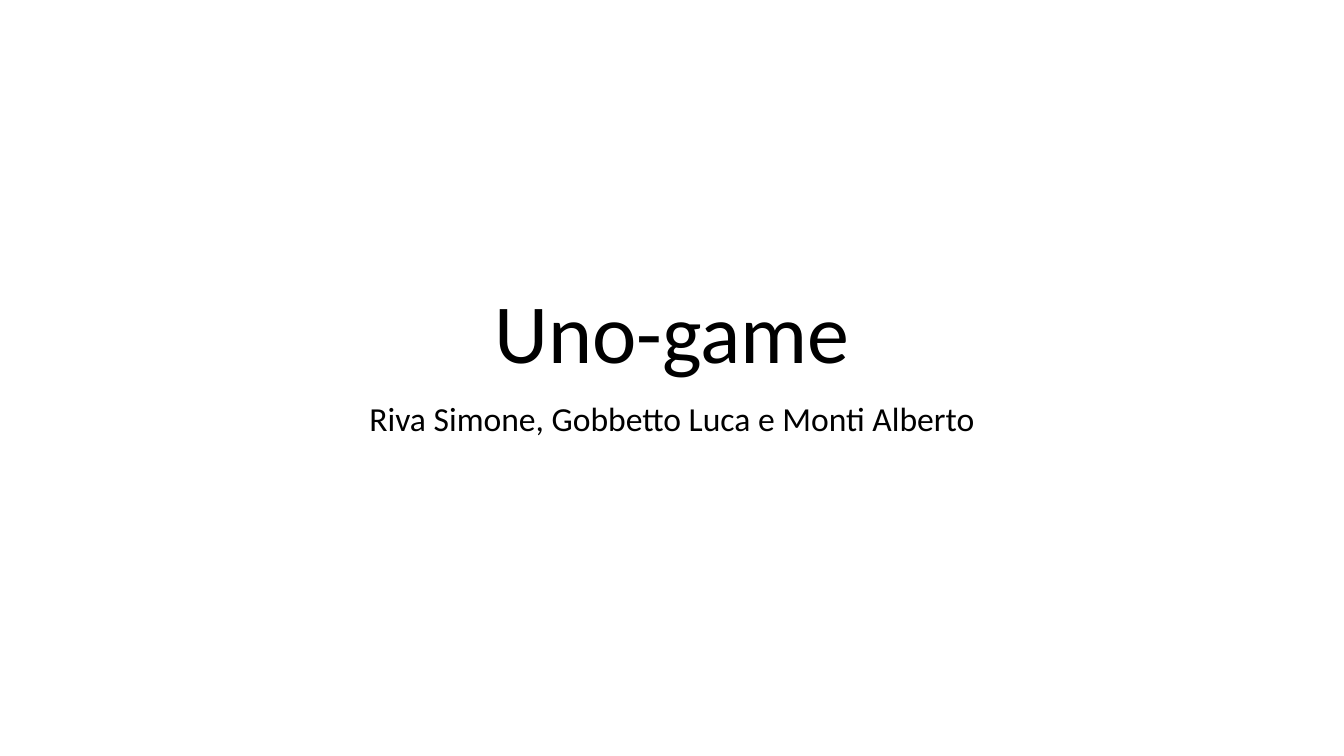
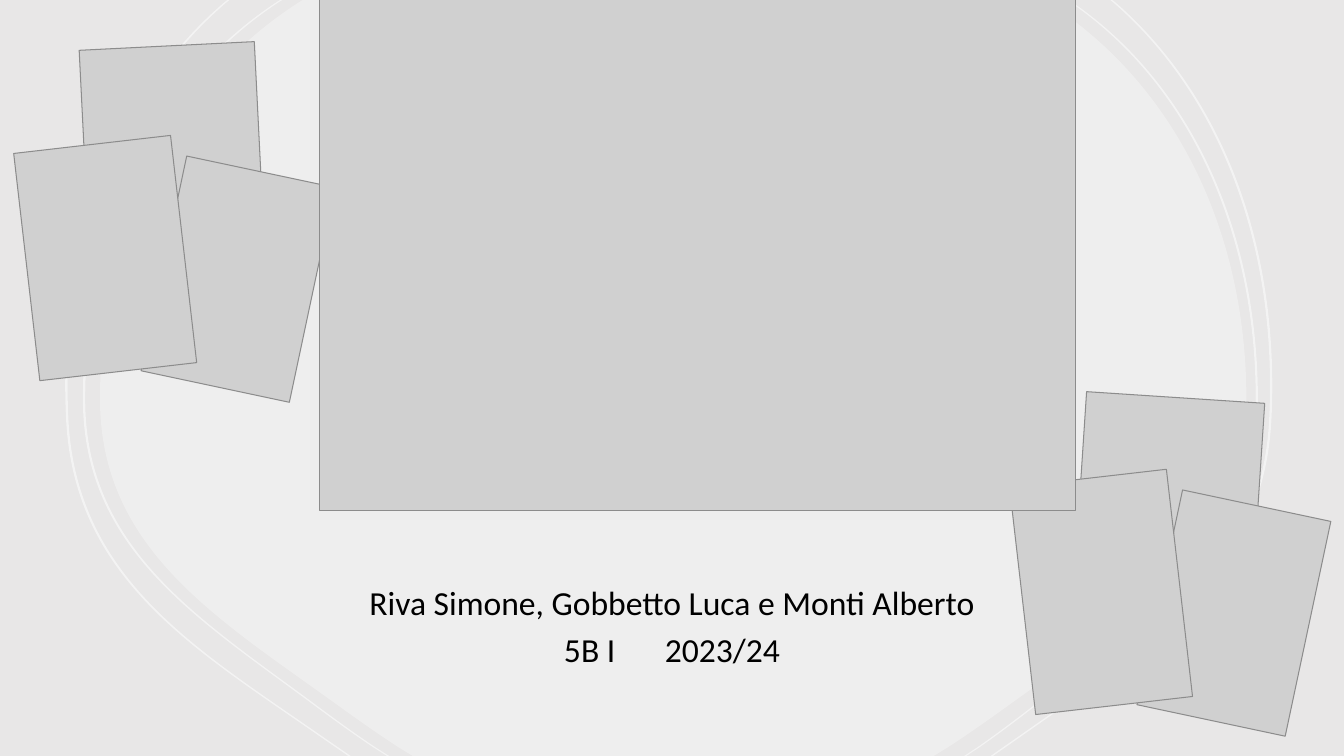
Before and after one commit to simoriv4/scacchi, a slide deck: slide 1 of docs/slides/Uno-game.pptx. Drawn at 1344x756 pixels with LibreOffice and Linux fonts; fonts in the diff are those of the drawing; grey boxes stand for pictures. Boxes give left, top, right and bottom in pixels: in the first picture for what was removed or moved away, otherwise in the second. Text is boxed around its words. In the diff, an @@ line names an element or a change of style, - is before the commit and + after.

```diff
--- a/docs/slides/Uno-game.pptx
+++ b/docs/slides/Uno-game.pptx
@@ background #FFFFFF to #FF0000 @@
@@ rectangle added at (0, 0, 1344, 756), fill #E9E7E7 @@
@@ picture added at (320, 0, 1076, 510) @@
@@ group added at (66, 0, 1273, 756): 5 freeform shapes @@
@@ picture added at (80, 41, 267, 304) @@
@@ picture added at (14, 136, 197, 381) @@
@@ picture added at (141, 156, 335, 403) @@
@@ title removed at (494, 309, 849, 378) @@
-Uno-game
@@ picture added at (1070, 392, 1264, 662) @@
@@ picture added at (1010, 470, 1193, 715) @@
@@ picture added at (1137, 490, 1331, 736) @@
@@ subtitle "Riva Simone, Gobbetto Luca e ...": place and size @@
-subtitle "Riva Simone, Gobbetto Luca e ..." at (369, 407, 974, 435)
+subtitle "Riva Simone, Gobbetto Luca e ..." at (369, 591, 974, 664)
@@ subtitle at (369, 591, 974, 619): line spacing 0.9 to 0.8 @@
@@ subtitle at (564, 638, 780, 664): paragraph added @@
+5B I 2023/24
```
Also in this commit, not shown: 5 other slides changed, 7 slides added, 3 other files.
